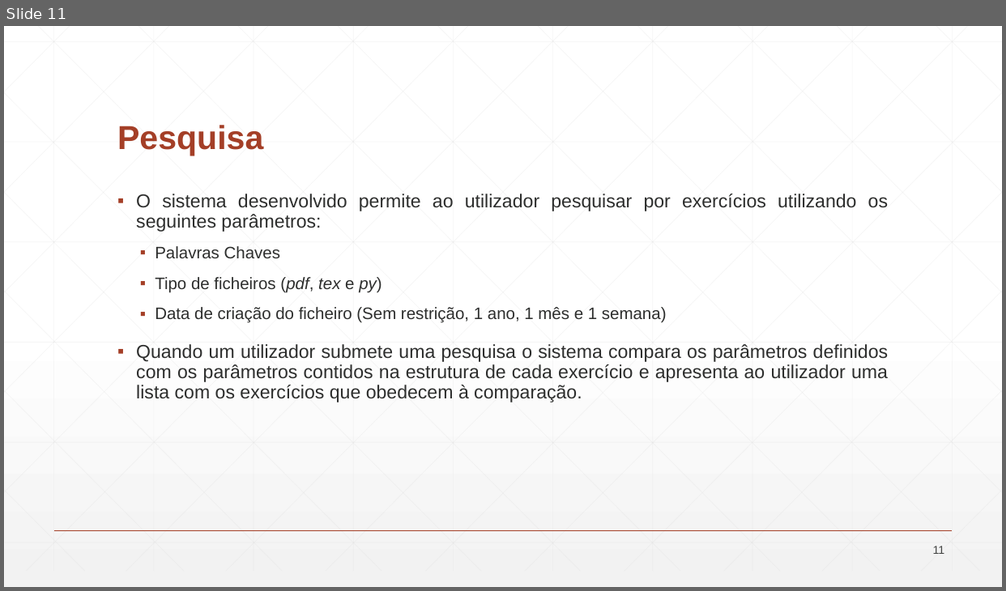
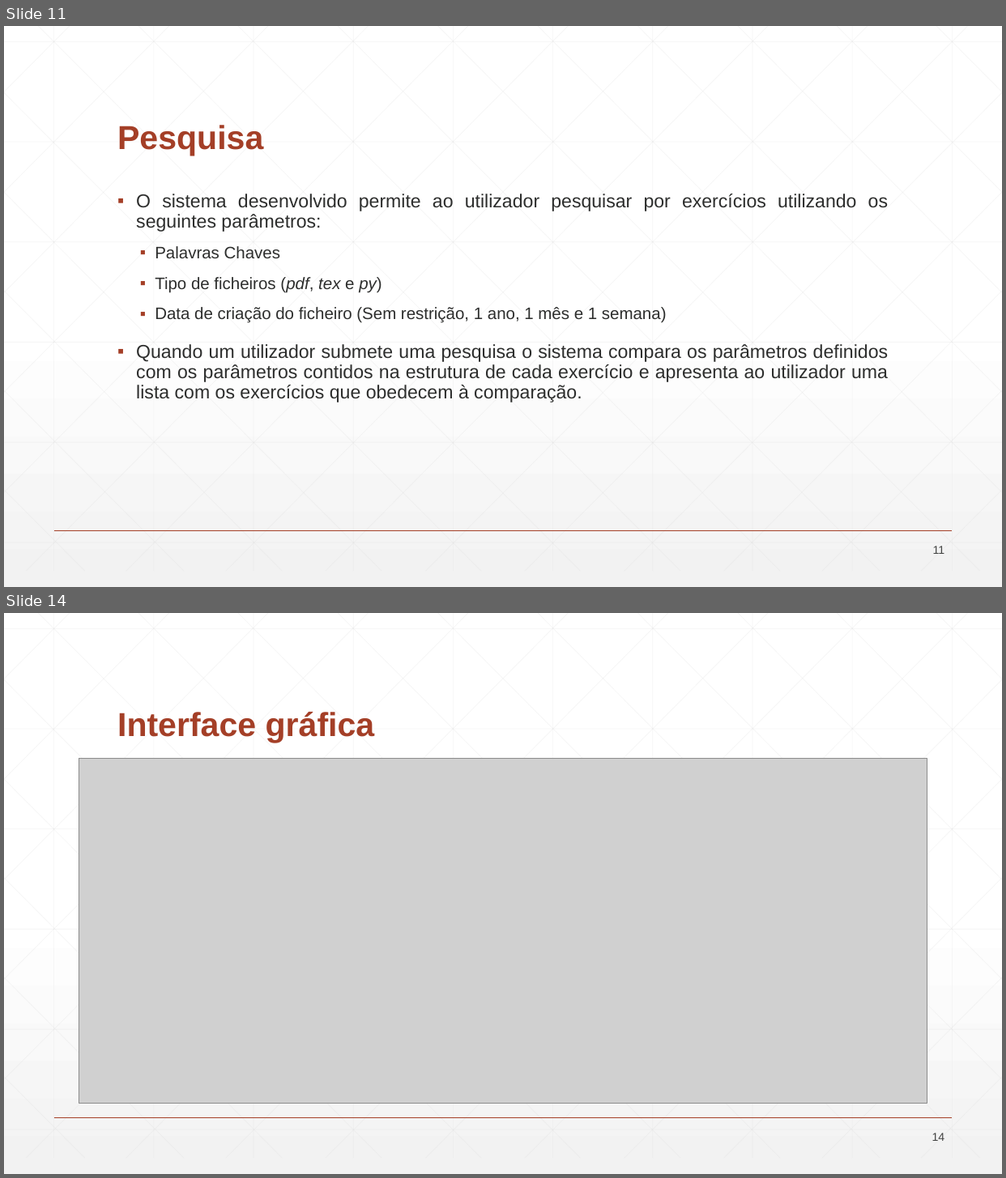
Before and after one commit to Rajang21/Projeto-Final, a slide deck: Apresentacao_Final.pptx. Shown one above the other, each under a label of ours: slide 11 before the commit, slides 11 and 14 after it; the slides between them are not shown. The pictures are 1006x591 and 1006x1178 pixels, drawn with LibreOffice and Linux fonts; fonts in the diff are those of the drawing; grey boxes stand for pictures. Boxes give left, top, right and bottom in pixels: in the first picture for what was removed or moved away, otherwise in the second. Text is boxed around its words. In the diff, an @@ line names an element or a change of style, - is before the commit and + after.

```diff
--- a/Apresentacao_Final.pptx
+++ b/Apresentacao_Final.pptx
@@ slide 14 added at box(4, 613, 1002, 1174), background gradient #FFFFFF to #F2F2F2; not listed: 47 template elements that a slide beside it also shows @@
@@ title added at box(117, 712, 375, 743), 32 pt, text #A43F27, bold @@
+Interface gráfica
@@ picture added at box(79, 759, 928, 1104) @@
@@ page number added at box(932, 1133, 945, 1141), 11 pt, text #424342 @@
+14
```
Also in this commit, not shown: 4 slides changed, 1 other slide added, 1 slide removed.
